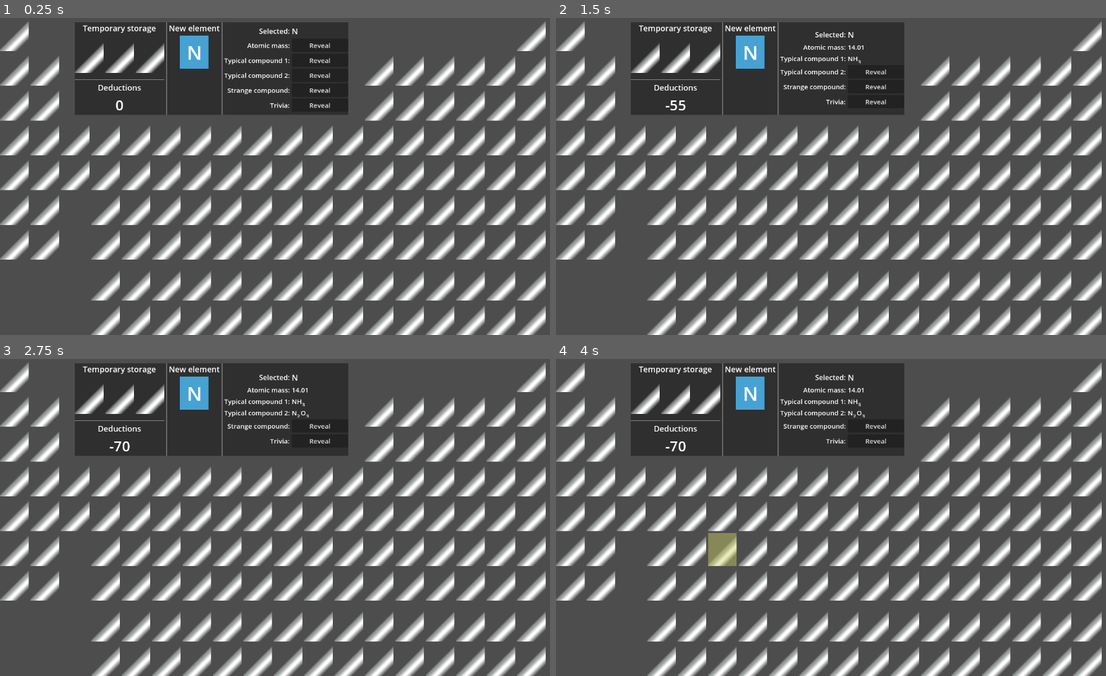
Above: before the commit, frames 1-4 (two rows, left to right).
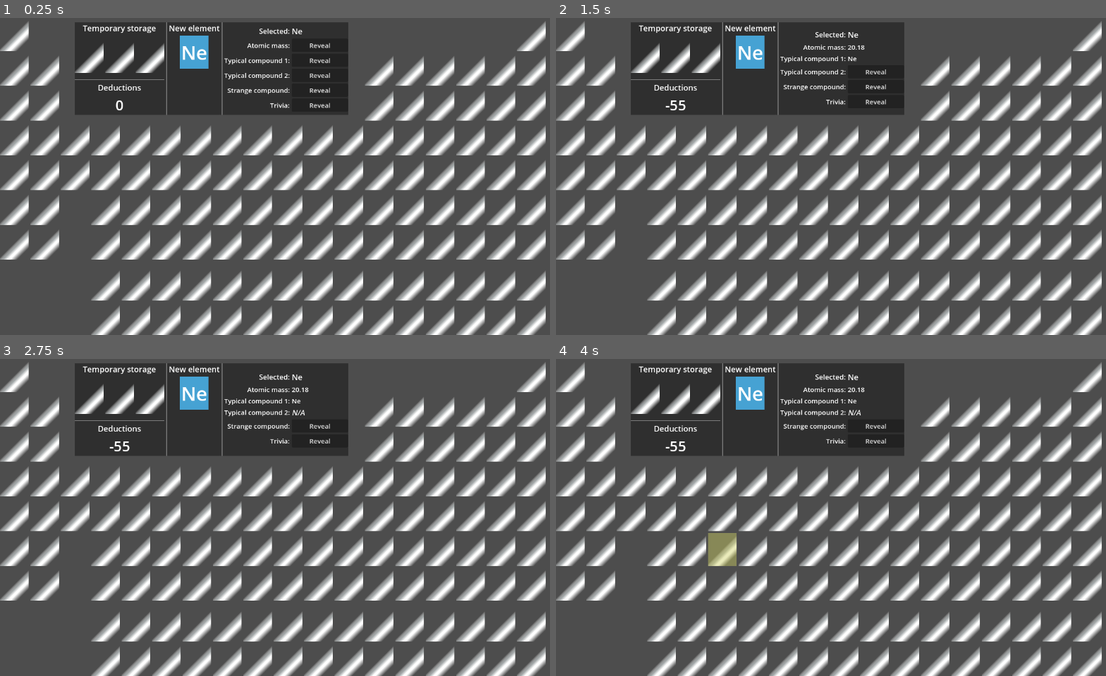
Above: after the commit, the same moments.

Repository: nicemicro/periodic-quiz
Game: Godot game, scene res://p_table/match_game.tscn
Two runs of this game, one before a commit and one after it. Both use one fixed random seed, a clock stepped at 60 frames per second and the inputs below. This scene is started directly instead of the project's main scene.
Inputs (mouse positions are in pixels of both pictures, inside the frame that each line leads up to):
- Up to frame 1 (0.25 s): no input
- Up to frame 2 (1.5 s): click "Reveal" at 0.5 s; click "Reveal" at 1.25 s
- Up to frame 3 (2.75 s): click "Reveal" at 2 s
- Up to frame 4 (4 s): tap Enter at 2.75 s; move the mouse to (748, 393) at 2.77 s; click (748, 393) at 2.92 s; tap Space at 3.5 s; move the mouse to (726, 533) at 3.52 s; click (726, 533) at 3.67 s

The runs differ from the first frame. In frame 1, 0.1% of the frame differs, in the area x 33-55%, y 3-14%; in frame 2, 0.2%; in frame 3, 0.5%, in the area x 20-57%, y 4-30%; in frame 4, 0.5%.

Commit message:
elements have difficulties set, and elements are spawned in its order

Diff:
--- a/src/p_table/all_elements.gd
+++ b/src/p_table/all_elements.gd
@@ -13,8 +13,26 @@
 func giveRandomElement() -> Control:
 	if len(elementList) == 0:
 		return null
-	var chosenNum: int = randi() % len(elementList)
-	var chosenInd: int = elementList.keys()[chosenNum]
+	var currentDiff: int = 1
+	var baseDiff: int = -1
+	var choseFrom: Array = []
+	var minLength: int = 5
+	while len(choseFrom) < minLength and len(choseFrom) < len(elementList):
+		for elementNum in elementList:
+			if elementList[elementNum].getDifficulty() == currentDiff:
+				if baseDiff == -1:
+					baseDiff = currentDiff
+				choseFrom.append(elementNum)
+			if currentDiff > baseDiff and len(choseFrom) >= minLength:
+				break
+		currentDiff += 1
+	#var num: int = 1
+	#for index in choseFrom:
+		#print(num, ":", index, ": ", elementList[index].getOpenedInfo()["symbol"])
+		#num += 1
+	#print()
+	var chosenNum: int = randi() % len(choseFrom)
+	var chosenInd: int = choseFrom[chosenNum]
 	var chosenEl: Control = elementList[chosenInd]
 	elementList.erase(chosenInd)
 	remove_child(chosenEl)
--- a/src/p_table/all_elements.tscn
+++ b/src/p_table/all_elements.tscn
@@ -22,13 +22,11 @@
 _typicalCompound2 = "NH[sub]3[/sub]"
 _weirdCompound = "NaH"
 _trivia = "Lightest atom"
+_difficulty = 1
 
 [node name="He" parent="." instance=ExtResource("1_rggk7")]
 layout_mode = 2
-_typicalCompound1 = "He"
-_typicalCompound2 = ""
-_weirdCompound = "He[sub]2[/sub][sup x_off=-6]+[/sup]"
-_trivia = "Smallest atom"
+_difficulty = 1
 
 [node name="Li" parent="." instance=ExtResource("1_rggk7")]
 layout_mode = 2
@@ -38,6 +36,7 @@
 _typicalCompound2 = "Li[sub]2[/sub]O"
 _weirdCompound = "AlCl[sub]4[/sub]Li"
 _trivia = "Lightest metal"
+_difficulty = 2
 
 [node name="Be" parent="." instance=ExtResource("1_rggk7")]
 layout_mode = 2
@@ -47,6 +46,7 @@
 _typicalCompound2 = "Be[sub]3[/sub](PO[sub]4[/sub])[sub]2[/sub]"
 _weirdCompound = "CBe[sub]2[/sub]"
 _trivia = "Lightest alkaline earth metal"
+_difficulty = 2
 
 [node name="B" parent="." instance=ExtResource("1_rggk7")]
 layout_mode = 2
@@ -56,6 +56,7 @@
 _typicalCompound2 = "B(OH)[sub]3[/sub]"
 _weirdCompound = "B[sub]2[/sub]F[sub]4[/sub]"
 _trivia = "Low abundance metalloid"
+_difficulty = 2
 
 [node name="C" parent="." instance=ExtResource("1_rggk7")]
 layout_mode = 2
@@ -65,6 +66,7 @@
 _typicalCompound2 = "H[sub]2[/sub]CO[sub]3[/sub]"
 _weirdCompound = "HCN"
 _trivia = "Diamond"
+_difficulty = 1
 
 [node name="N" parent="." instance=ExtResource("1_rggk7")]
 layout_mode = 2
@@ -74,6 +76,7 @@
 _typicalCompound2 = "N[sub]2[/sub]O[sub]3[/sub]"
 _weirdCompound = "Ca[sub]3[/sub]N[sub]2[/sub]"
 _trivia = "Extremely strong triple bond"
+_difficulty = 1
 
 [node name="O" parent="." instance=ExtResource("1_rggk7")]
 layout_mode = 2
@@ -83,6 +86,7 @@
 _typicalCompound2 = "H[sub]2[/sub]O"
 _weirdCompound = "Li[sub]2[/sub]O[sub]2[/sub]"
 _trivia = "2nd highest electronegativity"
+_difficulty = 1
 
 [node name="F" parent="." instance=ExtResource("1_rggk7")]
 layout_mode = 2
@@ -92,15 +96,16 @@
 _typicalCompound2 = "GaF[sub]3[/sub]"
 _weirdCompound = "K[sub]3[/sub]AlF[sub]6[/sub]"
 _trivia = "Highest electronegativity"
+_difficulty = 1
 
 [node name="Ne" parent="." instance=ExtResource("1_rggk7")]
 layout_mode = 2
 _symbol = "Ne"
 _relativeAtomicMass = 20.18
 _typicalCompound1 = "Ne"
-_typicalCompound2 = ""
 _weirdCompound = "NeH[sup]+[/sup]"
 _trivia = "No neutral compounds at RT"
+_difficulty = 1
 
 [node name="Na" parent="." instance=ExtResource("1_rggk7")]
 layout_mode = 2
@@ -110,3 +115,4 @@
 _typicalCompound2 = "Na[sub]2[/sub]O"
 _weirdCompound = "BNaO[sub]2[/sub]"
 _trivia = "Abundant as Na[sup]+[/sup] ion"
+_difficulty = 1
--- a/src/p_table/element.gd
+++ b/src/p_table/element.gd
@@ -16,6 +16,7 @@
 @export var _typicalCompound2: String = ""
 @export var _weirdCompound: String = "He[sub]2[/sub][sup x_off=-6]+[/sup]"
 @export var _trivia: String = "Smallest atom"
+@export var _difficulty: int = 1
 
 var _elementLoc: int = -1
 
@@ -78,6 +79,9 @@
 func getLoc() -> int:
 	return _elementLoc
 
+func getDifficulty() -> int:
+	return _difficulty
+
 func setIncorrect():
 	colorBg.color = Color(1.0, 0.3, 0.3)
 
--- a/src/p_table/element.tscn
+++ b/src/p_table/element.tscn
@@ -27,6 +27,7 @@
 size_flags_horizontal = 4
 size_flags_vertical = 4
 script = ExtResource("1_x774s")
+_difficulty = null
 
 [node name="ColorPanel" type="ColorRect" parent="."]
 custom_minimum_size = Vector2(65, 75)
